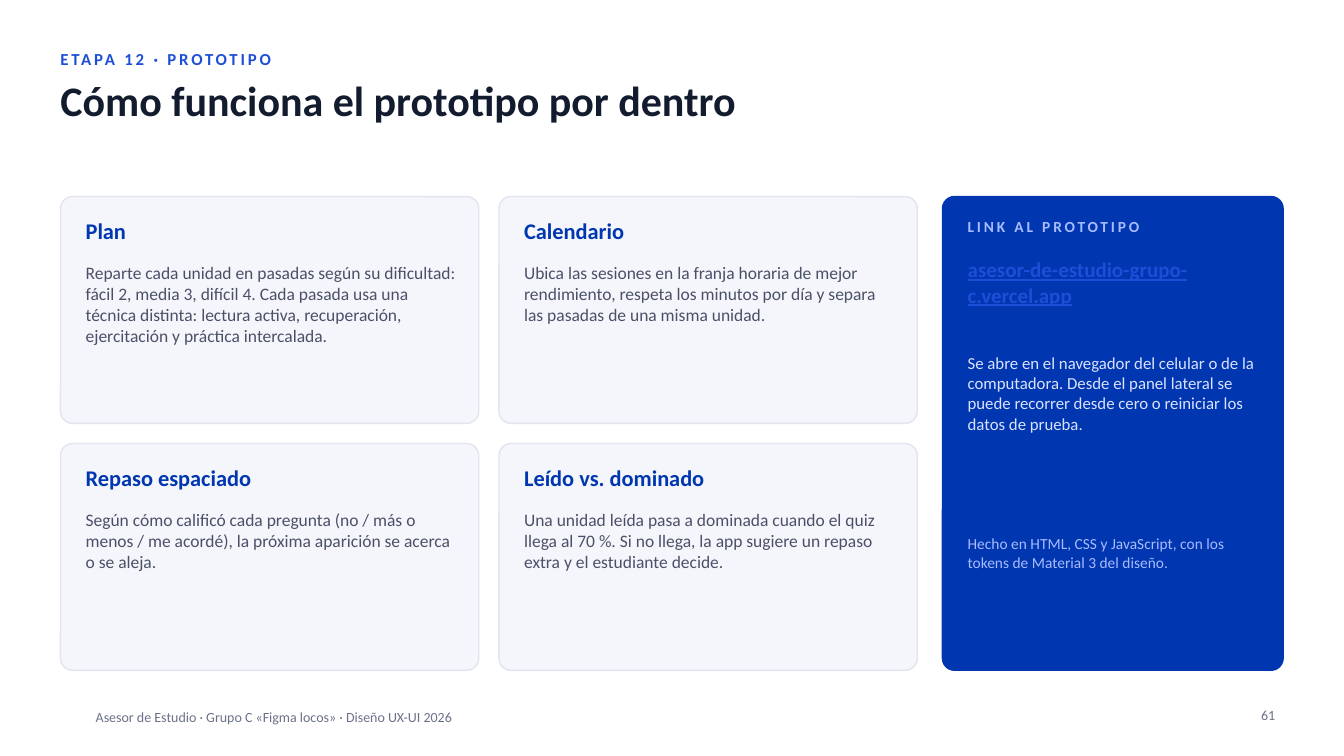
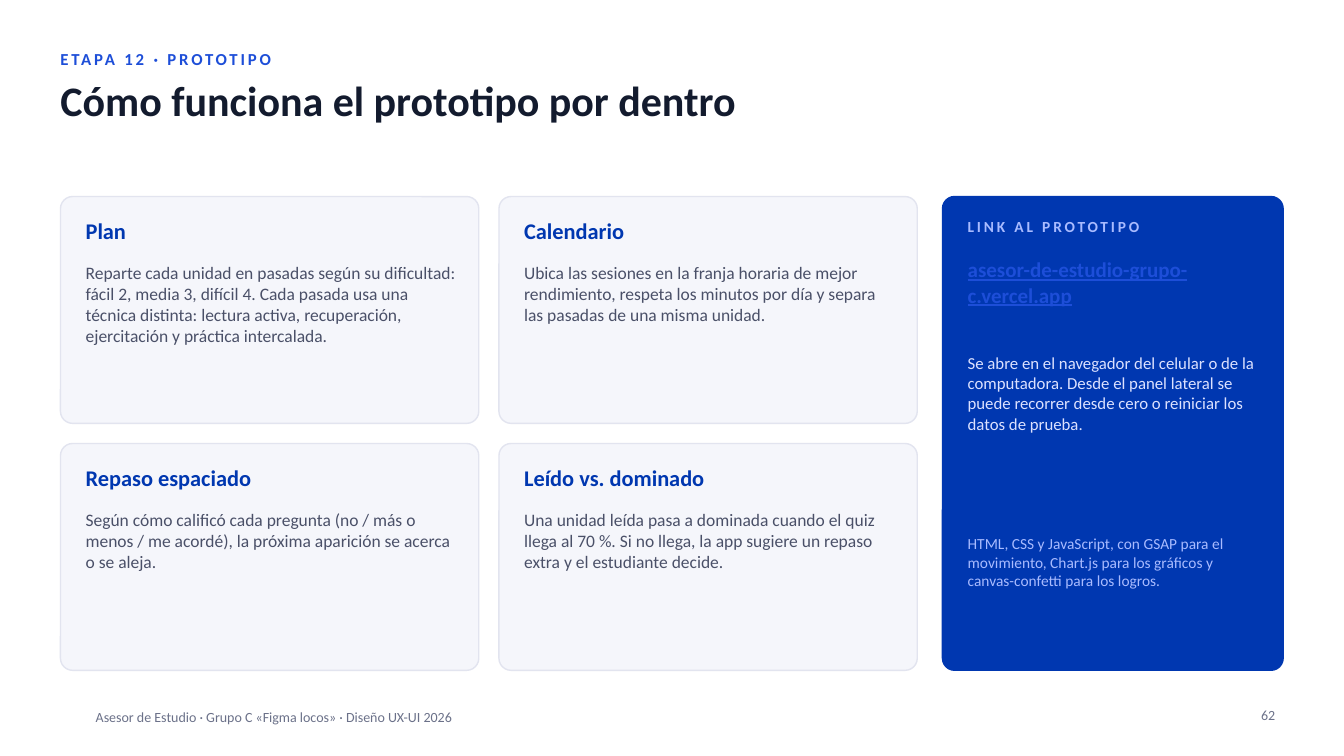
Before and after one commit to vichen12/ux-final, a slide deck: slide 62 of presentacion/GrupoC_AsesorDeEstudio_2026.pptx (slide 61 before the commit). Drawn at 1344x756 pixels with LibreOffice and Linux fonts; fonts in the diff are those of the drawing; background and template pictures are left out. Boxes give left, top, right and bottom in pixels: in the first picture for what was removed or moved away, otherwise in the second. Text is boxed around its words. In the diff, an @@ line names an element or a change of style, - is before the commit and + after.

```diff
--- a/presentacion/GrupoC_AsesorDeEstudio_2026.pptx
+++ b/presentacion/GrupoC_AsesorDeEstudio_2026.pptx
@@ text at [968, 538, 1223, 589]: text changed @@
-Hecho en HTML, CSS y JavaScript, con los tokens de Material 3 del diseño.
+HTML, CSS y JavaScript, con GSAP para el movimiento, Chart.js para los gráficos y canvas-confetti para los logros.
@@ page number at [1261, 710, 1275, 720]: text changed @@
-61
+62
```
Also in this commit, not shown: 6 other slides changed, 1 slide added, 22 other files.
